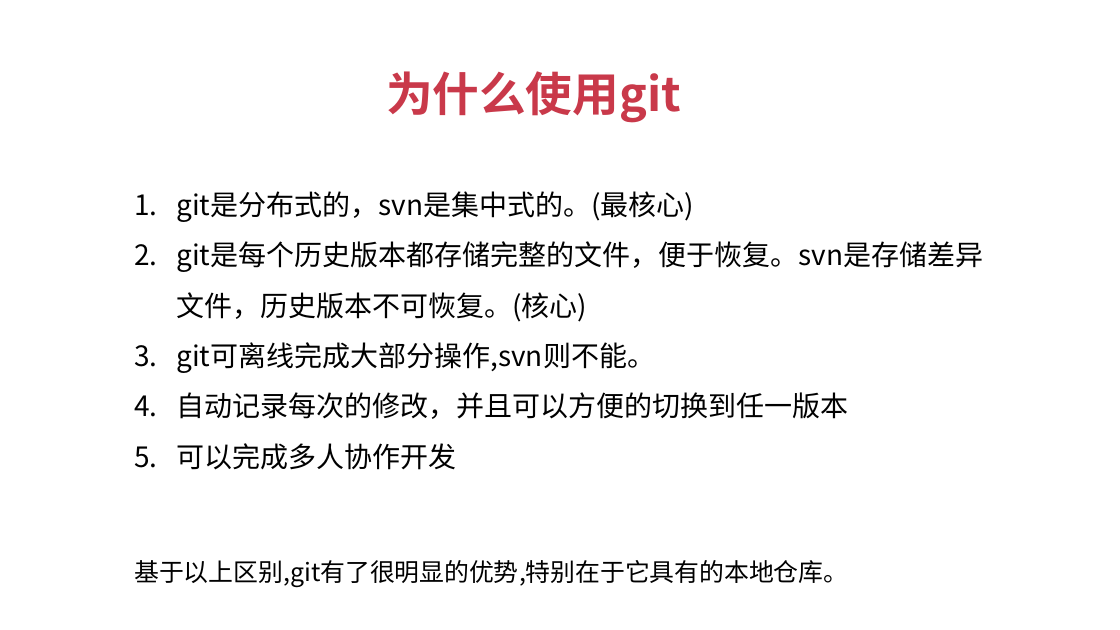
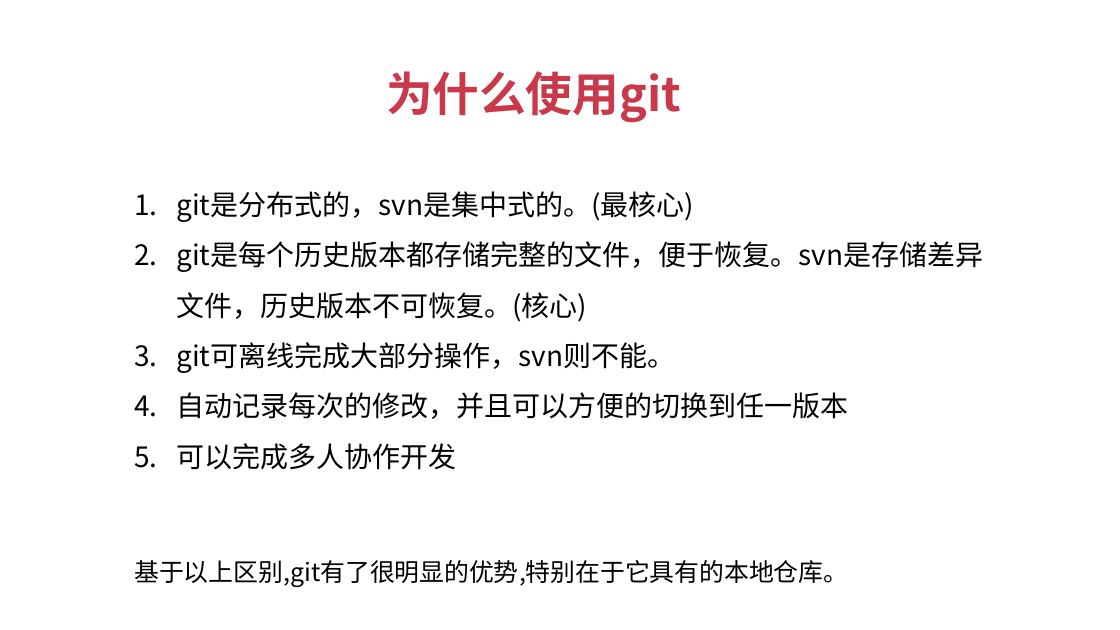
Before and after one commit to JSFFZL/Courseware-PPT, a slide deck: slide 4 of git.pptx. Drawn at 1120x630 pixels with LibreOffice and Linux fonts; fonts in the diff are those of the drawing; background and template pictures are left out. Boxes give left, top, right and bottom in pixels: in the first picture for what was removed or moved away, otherwise in the second. Text is boxed around its words. In the diff, an @@ line names an element or a change of style, - is before the commit and + after.

```diff
--- a/git.pptx
+++ b/git.pptx
@@ text at (x1=176, y1=342, x2=675, y2=373): text changed @@
-3. git可离线完成大部分操作,svn则不能。
+3. git可离线完成大部分操作，svn则不能。
```
Also in this commit, not shown: 1 other slide changed, 2 slides added, 1 other file.
